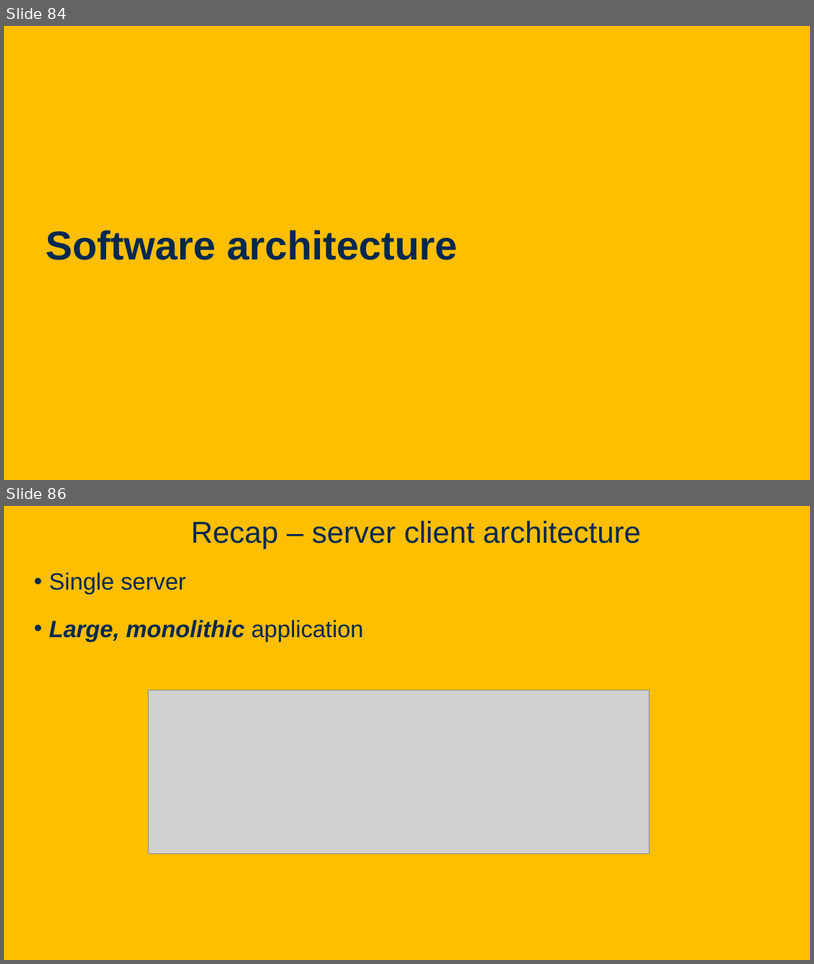
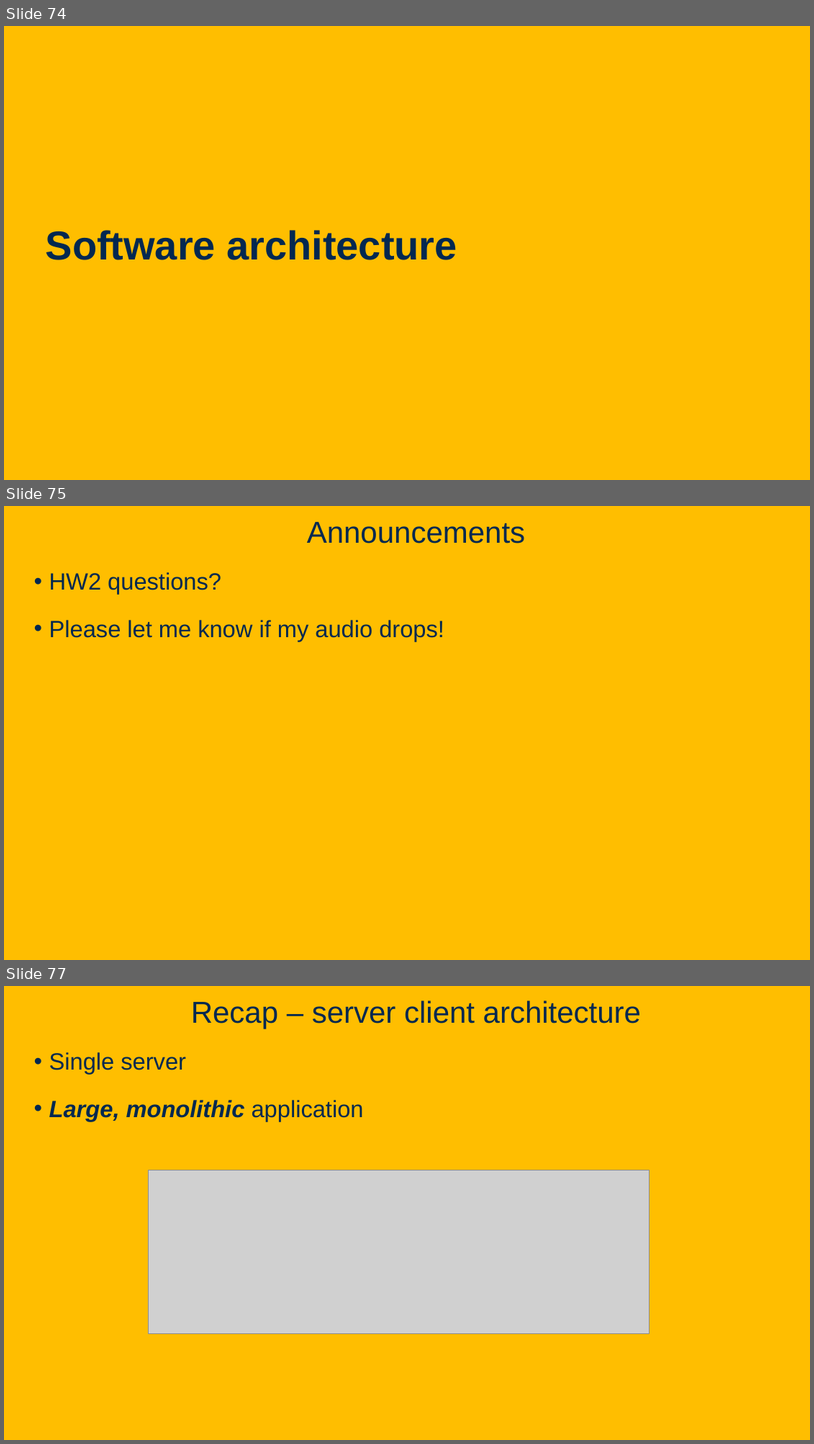
Before and after one commit to davsec-teaching/ecs160-f25, a slide deck: slides/6_software_architecture.pptx. Shown one above the other, each under a label of ours: slides 84 and 86 before the commit, slides 74, 75 and 77 after it; the slides between them are not shown. The pictures are 814x964 and 814x1444 pixels, drawn with LibreOffice and Linux fonts; fonts in the diff are those of the drawing; grey boxes stand for pictures; background and template pictures are left out. Boxes give left, top, right and bottom in pixels: in the first picture for what was removed or moved away, otherwise in the second. Text is boxed around its words. In the diff, an @@ line names an element or a change of style, - is before the commit and + after.

```diff
--- a/slides/6_software_architecture.pptx
+++ b/slides/6_software_architecture.pptx
@@ slide 75 added at [4, 506, 810, 960], background picture (left out) @@
@@ title added at [307, 522, 525, 543], 36 pt, text #022850 @@
+Announcements
@@ text added at [49, 572, 445, 641], 28 pt, text #022850 @@
+• HW2 questions?
+• Please let me know if my audio drops!
@@ what was slide 84 is now slide 74 @@
@@ what was slide 86 is now slide 77 @@
```
Also in this commit, not shown: 9 slides changed, 15 other slides added.
